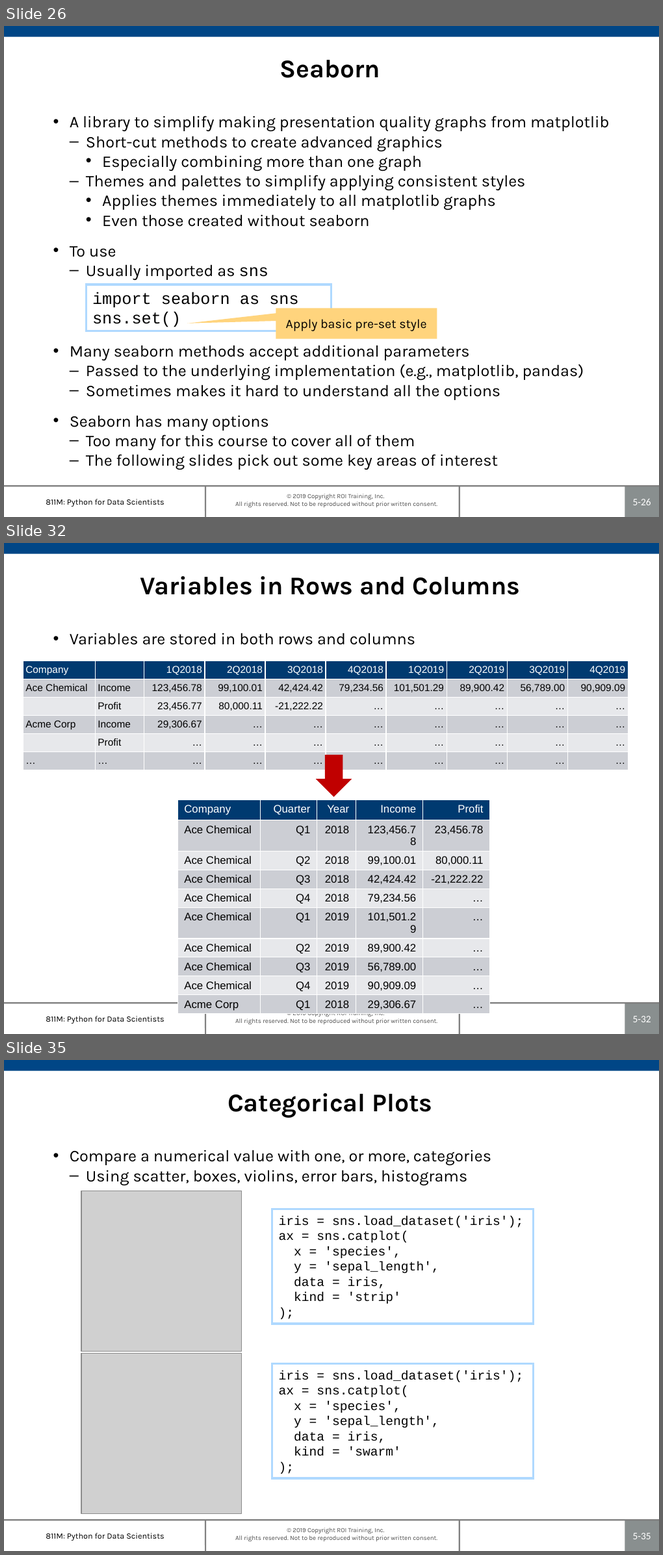
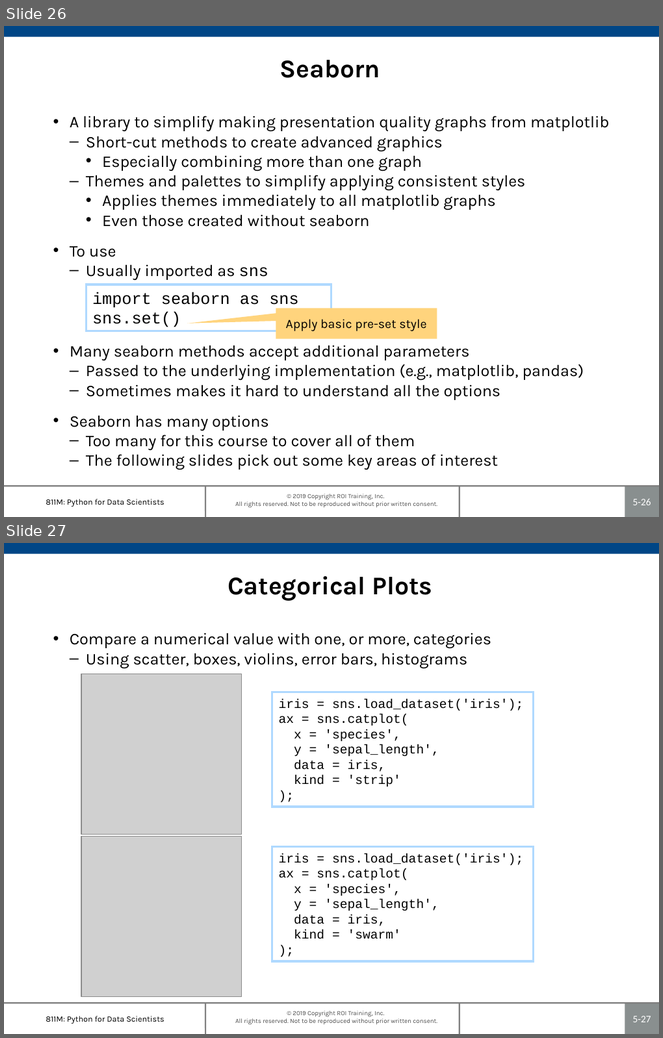
Before and after one commit to roitraining/PythonProgram, a slide deck: Day5-Plotting/Ch05-PlottingAndVisualization.pptx. Shown one above the other, each under a label of ours: slides 26, 32 and 35 before the commit, slides 26 and 27 after it; the slides between them are not shown. The pictures are 663x1555 and 663x1038 pixels, drawn with LibreOffice and Linux fonts; fonts in the diff are those of the drawing; grey boxes stand for pictures; background and template pictures are left out. Boxes give left, top, right and bottom in pixels: in the first picture for what was removed or moved away, otherwise in the second. Text is boxed around its words. In the diff, an @@ line names an element or a change of style, - is before the commit and + after.

```diff
--- a/Day5-Plotting/Ch05-PlottingAndVisualization.pptx
+++ b/Day5-Plotting/Ch05-PlottingAndVisualization.pptx
@@ slide 32 removed at [4,543,659,1034], background #FFFFFF; not listed: 7 template elements that a slide beside it also shows @@
@@ title removed at [140,576,521,595] @@
-Variables in Rows and Columns
@@ text removed at [70,633,415,645] @@
-• Variables are stored in both rows and columns
@@ table removed at [23,661,627,772], 6 rows, 10 columns @@
-Company |  | 1Q2018 | 2Q2018 | 3Q2018 | 4Q2018 | 1Q2019 | 2Q2019 | 3Q2019 | 4Q2019
-Ace Chemical | Income | 123,456.78 | 99,100.01 | 42,424.42 | 79,234.56 | 101,501.29 | 89,900.42 | 56,789.00 | 90,909.09
- | Profit | 23,456.77 | 80,000.11 | -21,222.22 | … | … | … | … | …
-Acme Corp | Income | 29,306.67 | … | … | … | … | … | … | …
- | Profit | … | … | … | … | … | … | … | …
-… | … | … | … | … | … | … | … | … | …
@@ right arrow removed at [315,755,352,797] @@
@@ table removed at [178,800,490,1014], 10 rows, 5 columns @@
-Company | Quarter | Year | Income | Profit
-Ace Chemical | Q1 | 2018 | 123,456.78 | 23,456.78
-Ace Chemical | Q2 | 2018 | 99,100.01 | 80,000.11
-Ace Chemical | Q3 | 2018 | 42,424.42 | -21,222.22
-Ace Chemical | Q4 | 2018 | 79,234.56 | …
-Ace Chemical | Q1 | 2019 | 101,501.29 | …
-Ace Chemical | Q2 | 2019 | 89,900.42 | …
-Ace Chemical | Q3 | 2019 | 56,789.00 | …
-Ace Chemical | Q4 | 2019 | 90,909.09 | …
-Acme Corp | Q1 | 2018 | 29,306.67 | …
@@ what was slide 35 is now slide 27 @@
@@ page number at [633,1016,651,1023]: text changed @@
-5-35
+5-27
```
Also in this commit, not shown: 1 slide changed, 8 other slides removed.
